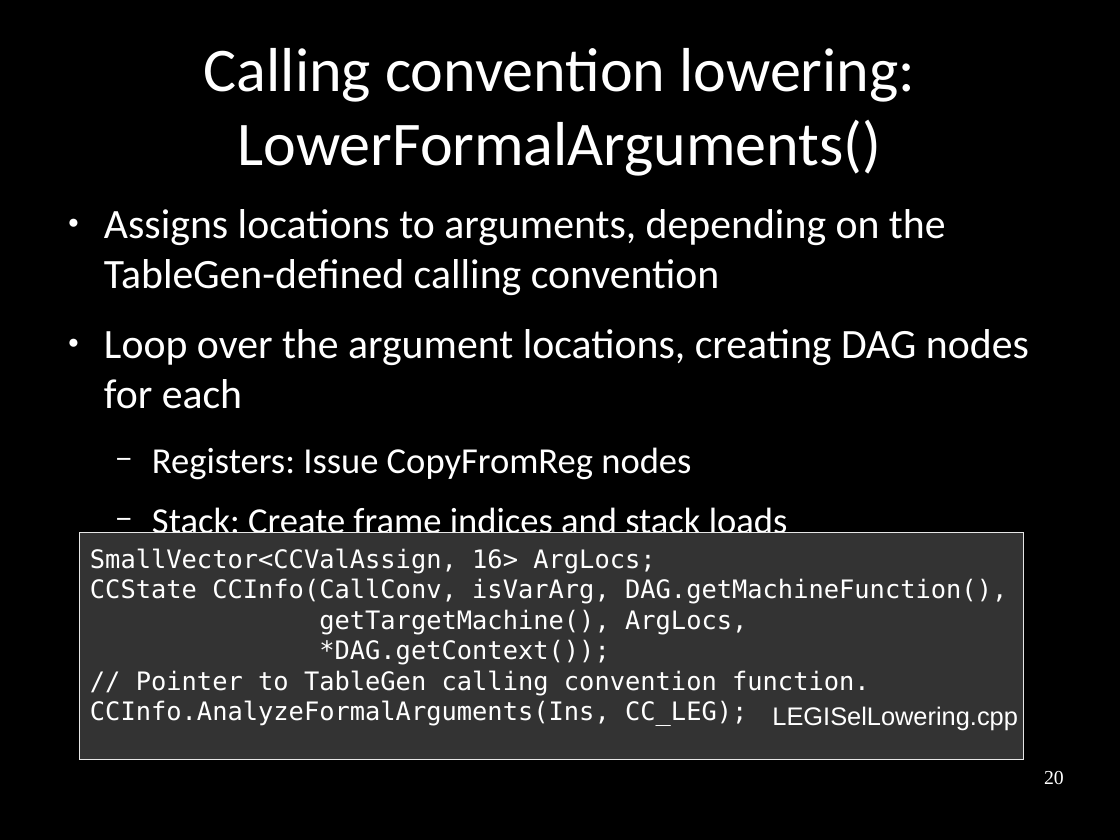
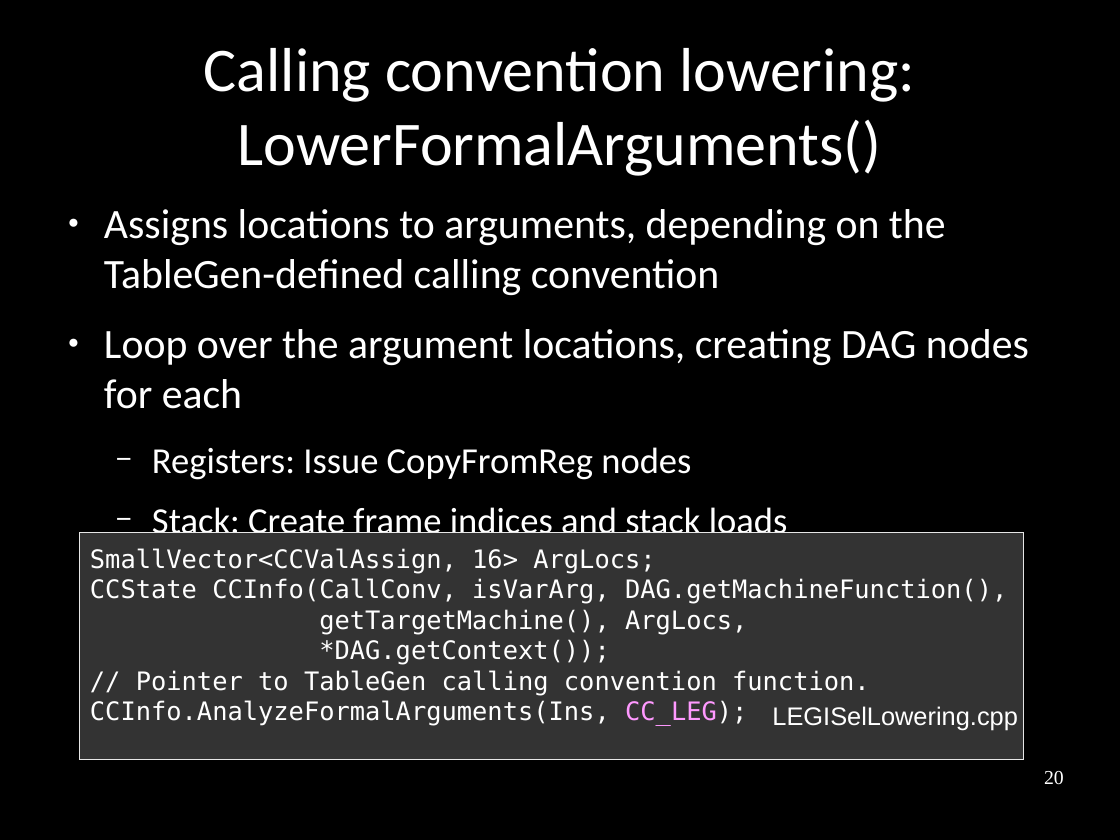
Before and after one commit to frasercrmck/llvm-leg, a slide deck: slide 20 of docs/Codeplay/Slides.odp. Drawn at 1120x840 pixels with LibreOffice and Linux fonts; fonts in the diff are those of the drawing. Boxes give left, top, right and bottom in pixels: in the first picture for what was removed or moved away, otherwise in the second. Text is boxed around its words. In the diff, an @@ line names an element or a change of style, - is before the commit and + after.

Commit message:
Highlight calling convention in slides.

```diff
--- a/docs/Codeplay/Slides.odp
+++ b/docs/Codeplay/Slides.odp
@@ text in rectangle at [90, 700, 747, 726]: text colour #FFFFFF to #FF99FF in "CC_LEG);" @@
```
Also in this commit, not shown: 1 other slide changed.
